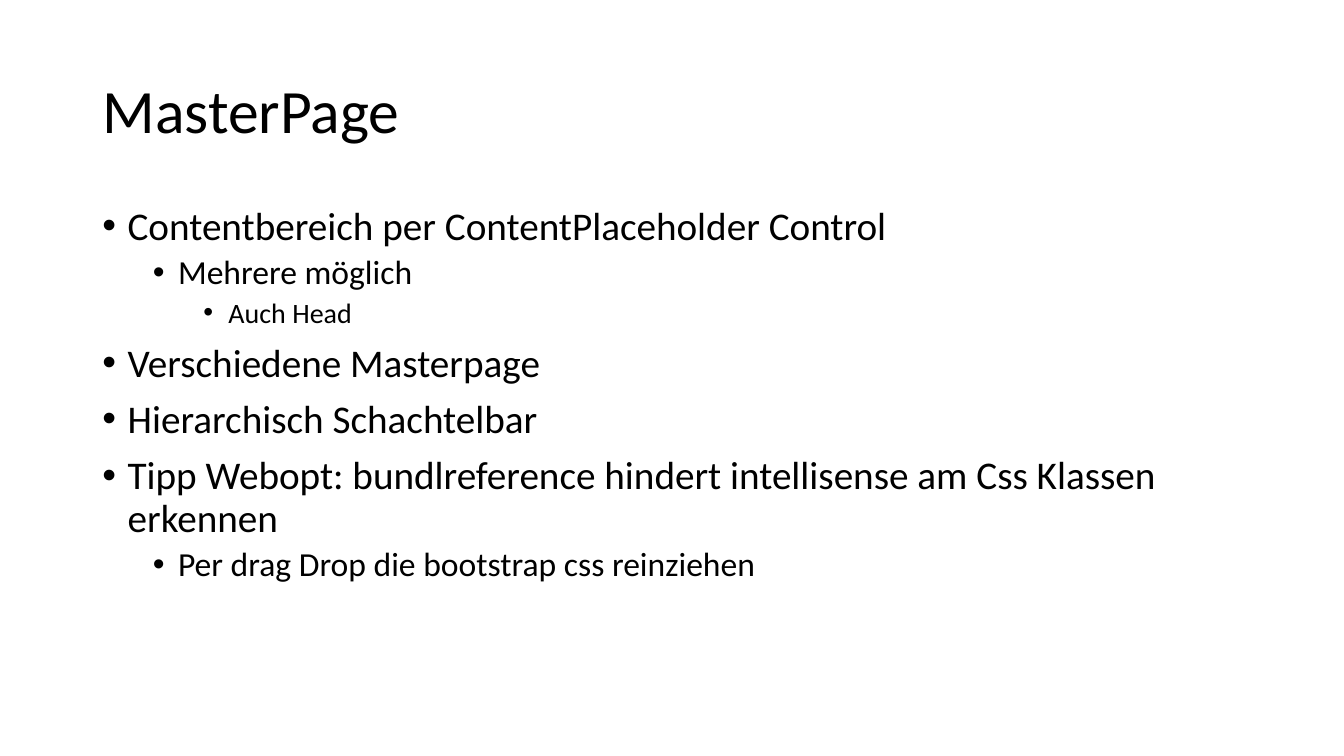
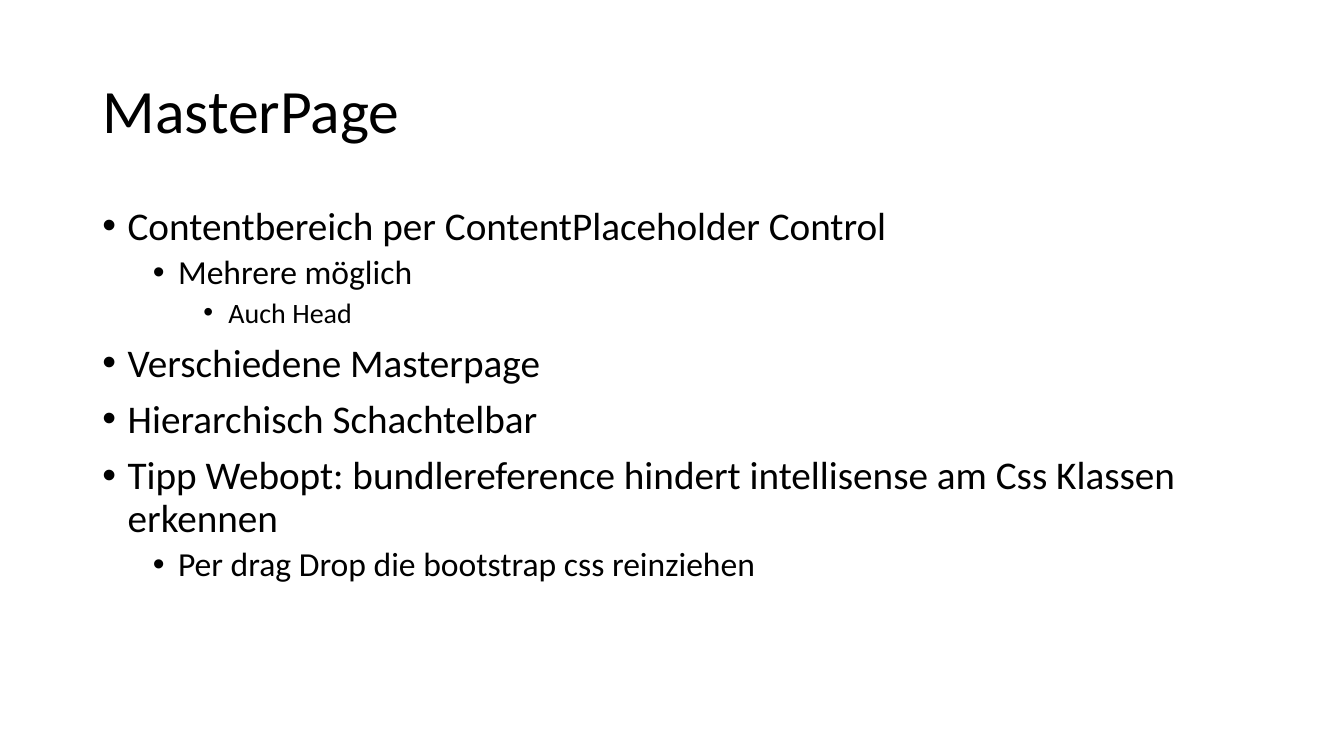
Before and after one commit to ppedvAG/WebformsKurs, a slide deck: slide 5 of 07MasterPagesUserControls.pptx. Drawn at 1344x756 pixels with LibreOffice and Linux fonts; fonts in the diff are those of the drawing. Boxes give left, top, right and bottom in pixels: in the first picture for what was removed or moved away, otherwise in the second. Text is boxed around its words. In the diff, an @@ line names an element or a change of style, - is before the commit and + after.

Commit message:
Masterpages Usercontrols

```diff
--- a/07MasterPagesUserControls.pptx
+++ b/07MasterPagesUserControls.pptx
@@ text at bbox=[128, 461, 1175, 533]: text changed @@
-• Tipp Webopt: bundlreference hindert intellisense am Css Klassen erkennen
+• Tipp Webopt: bundlereference hindert intellisense am Css Klassen erkennen
```
Also in this commit, not shown: 1 other slide changed, 15 other files.
